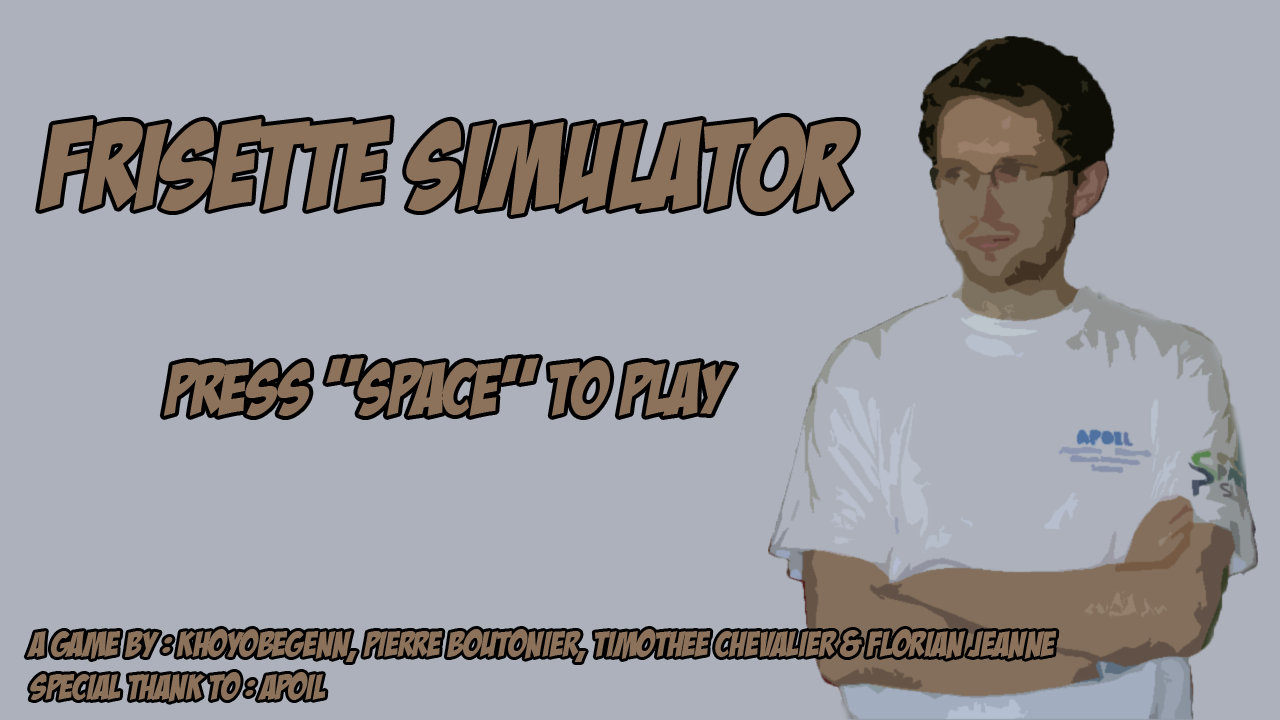
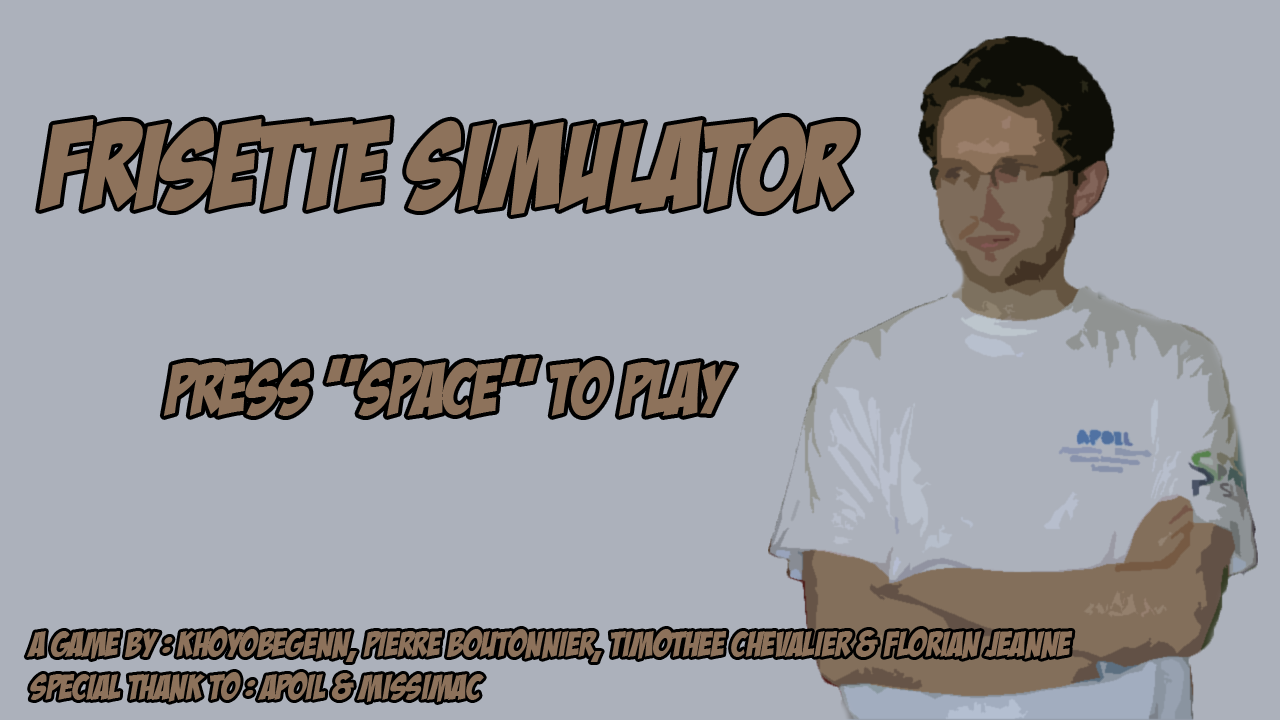
Before/after of a 1280px x 720px layered artwork. What changed in the layer stack:
renamed "a game by : Khoyobegenn, Pierre boutonier, Timothee chevalier &" to "a game by : Khoyobegenn, Pierre boutonnier, Timothee chevalier", painted on it over [328,629,1073,702]
